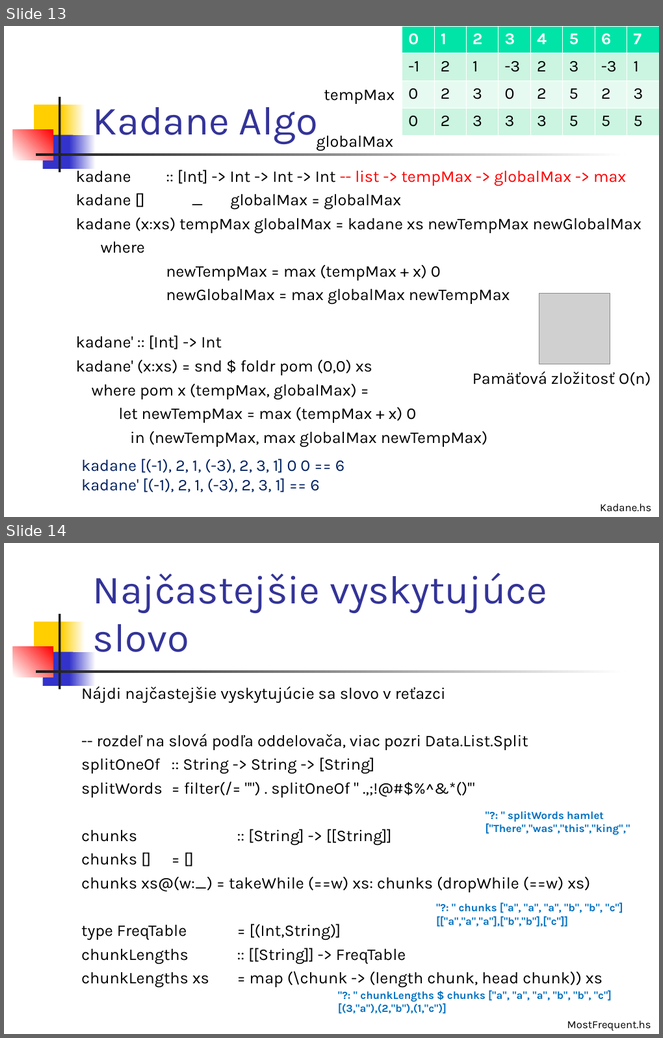
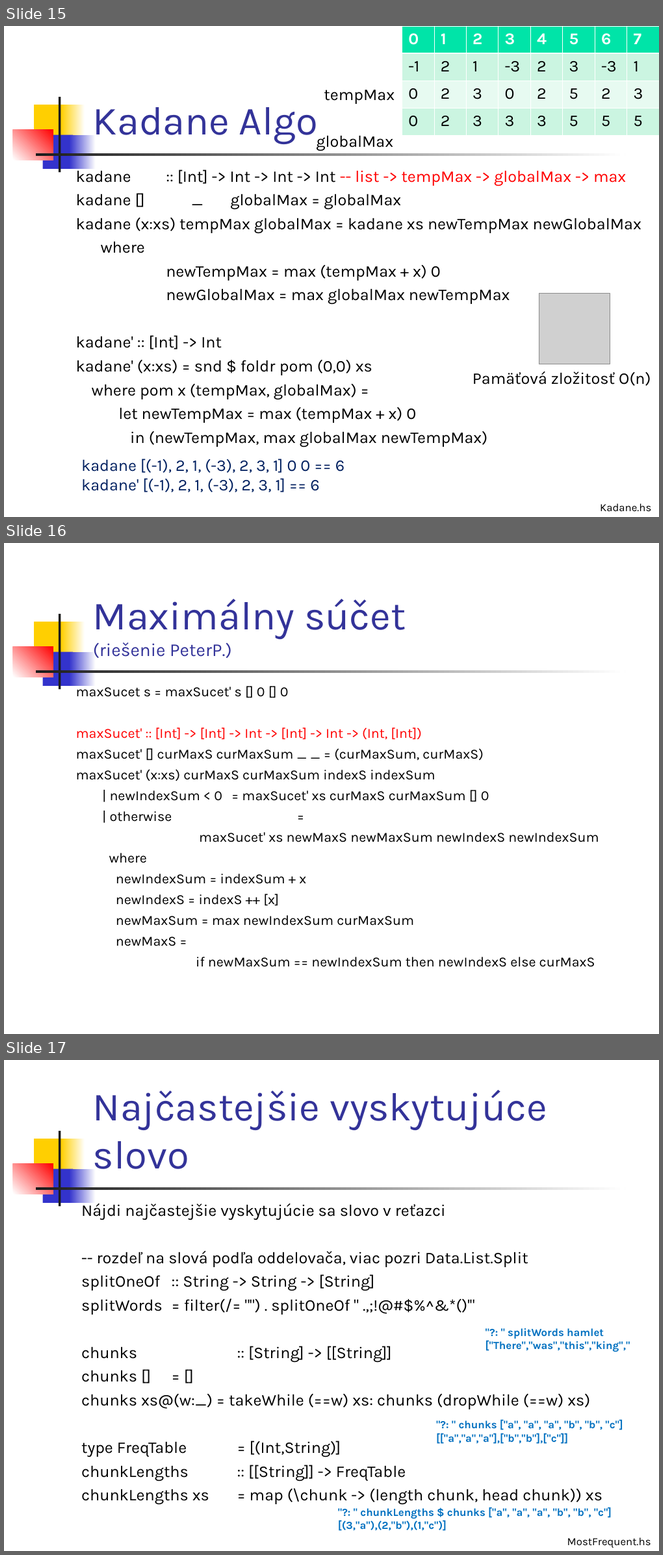
Before and after one commit to Funkcionalne/Prednasky, a slide deck: 03/03_fpro.ppt. Shown one above the other, each under a label of ours: slides 13 and 14 before the commit, slides 15, 16 and 17 after it. The pictures are 663x1038 and 663x1555 pixels, drawn with LibreOffice and Linux fonts; fonts in the diff are those of the drawing; grey boxes stand for pictures. Boxes give left, top, right and bottom in pixels: in the first picture for what was removed or moved away, otherwise in the second. Text is boxed around its words. In the diff, an @@ line names an element or a change of style, - is before the commit and + after.

```diff
--- a/03/03_fpro.ppt
+++ b/03/03_fpro.ppt
@@ slide 16 added at box(4, 543, 659, 1034), background #FFFFFF; not listed: 7 template elements that a slide beside it also shows @@
@@ title added at box(93, 599, 406, 658), 20 pt, text #333399 @@
+Maximálny súčet
+(riešenie PeterP.)
@@ text added at box(76, 683, 599, 967), 15.3 pt, text #000000 @@
+maxSucet s = maxSucet' s [] 0 [] 0
+maxSucet' :: [Int] -> [Int] -> Int -> [Int] -> Int -> (Int, [Int])
+maxSucet' [] curMaxS curMaxSum _ _ = (curMaxSum, curMaxS)
+maxSucet' (x:xs) curMaxS curMaxSum indexS indexSum
+| newIndexSum < 0 = maxSucet' xs curMaxS curMaxSum [] 0
+| otherwise =
+maxSucet' xs newMaxS newMaxSum newIndexS newIndexSum
+where
+newIndexSum = indexSum + x
+newIndexS = indexS ++ [x]
+newMaxSum = max newIndexSum curMaxSum
+newMaxS =
+if newMaxSum == newIndexSum then newIndexS else curMaxS
@@ what was slide 13 is now slide 15 @@
@@ what was slide 14 is now slide 17 @@
```
Also in this commit, not shown: 4 slides changed, 2 other slides added, 7 other files.
